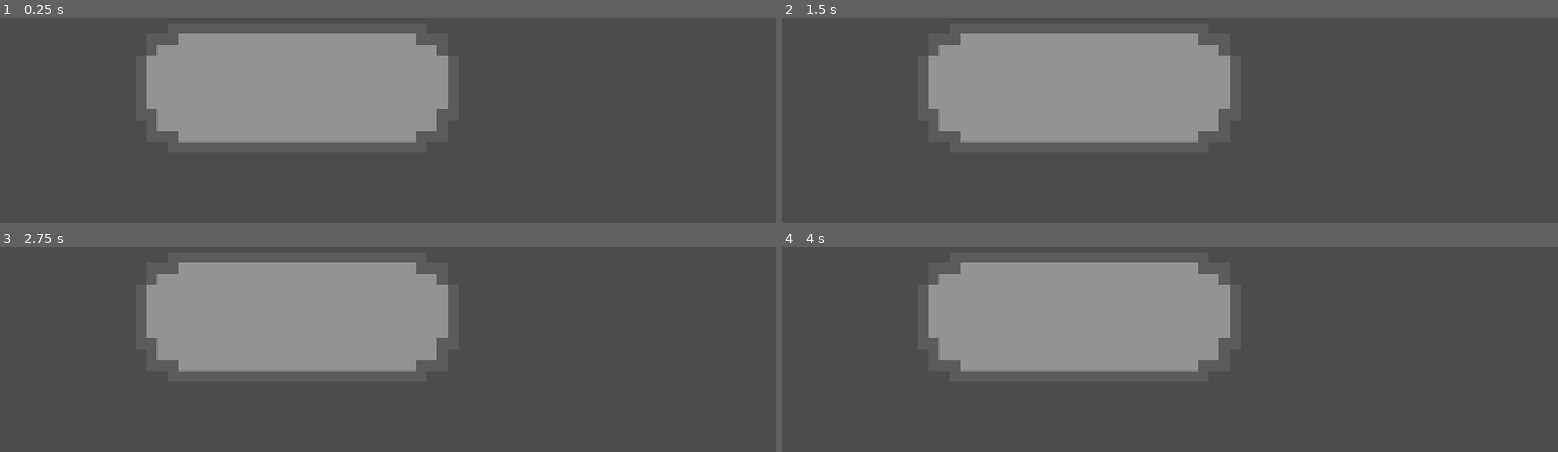
Above: before the commit, frames 1-4 (two rows, left to right).
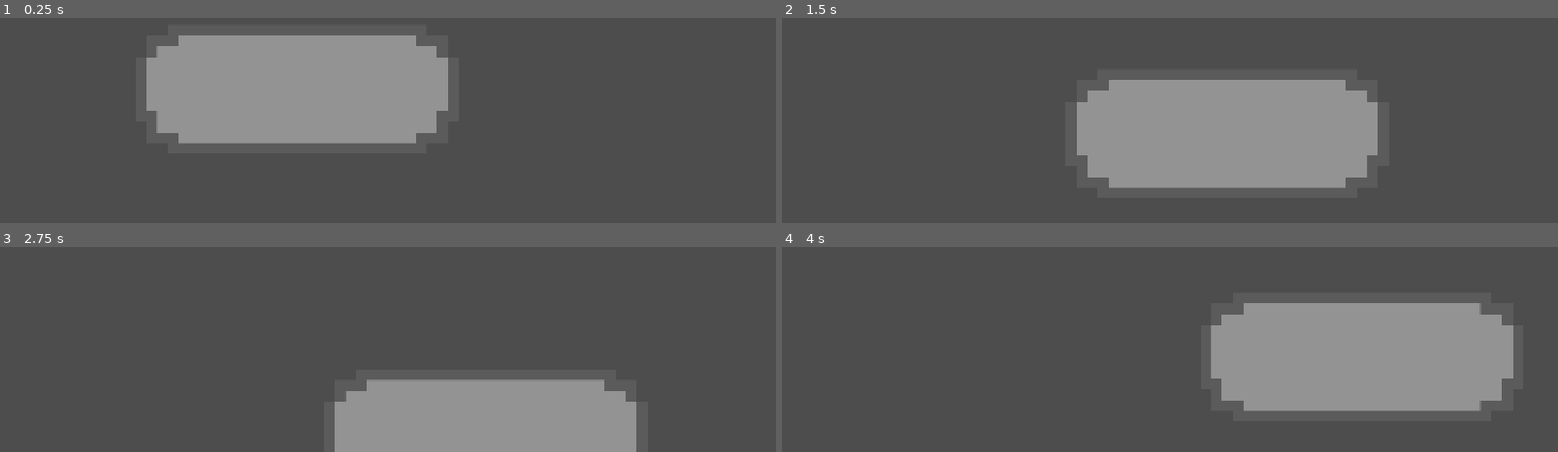
Above: after the commit, the same moments.

Repository: Junoholic/Bounce-Back-Project
Game: Godot game, scene res://node_2d.tscn
The game is run twice, just before and just after one commit, with the same random seed, the same clock (stepped at 60 frames per second) and the same inputs.
Inputs:
- Up to frame 1 (0.25 s): no input
- Up to frame 2 (1.5 s): hold D (move_right) 0.53-1.28 s; hold A (move_left) from 1.28 s (still down)
- Up to frame 3 (2.75 s): release A (move_left) at 2.03 s; hold D (move_right) from 2.03 s (still down)
- Up to frame 4 (4 s): release D (move_right) at 3.53 s; hold A (move_left) from 3.53 s (still down)

The runs differ from the first frame. In frame 1, 0.6% of the frame differs, in the area x 18-58%, y 7-62%; in frame 2, 28%; in frame 3, 32%; in frame 4, 38%, in the area x 18-95%, y 7-81%.
Error before the commit: Attempt to call function 'get_shape' in base 'null instance' on a null instance. (res://player.gd:12)

Commit message:
Collision

Diff:
--- a/pinbounce/main.tscn
+++ b/pinbounce/main.tscn
@@ -1,6 +1,10 @@
 [gd_scene format=3 uid="uid://2ool7smor085"]
 
 [ext_resource type="Script" uid="uid://bogxr70wmuv4r" path="res://time_label.gd" id="1_ig7tw"]
+[ext_resource type="PackedScene" uid="uid://u5bgu0qf2gpr" path="res://mob.tscn" id="2_0xm2m"]
+
+[sub_resource type="RectangleShape2D" id="RectangleShape2D_450et"]
+size = Vector2(1208, 248.79001)
 
 [node name="Main" type="Node" unique_id=397367065]
 
@@ -15,3 +19,13 @@
 wait_time = 60.0
 one_shot = true
 autostart = true
+
+[node name="Ball" parent="." unique_id=990906771 instance=ExtResource("2_0xm2m")]
+position = Vector2(595, 45)
+
+[node name="StaticBody2D" type="StaticBody2D" parent="." unique_id=1546942463]
+position = Vector2(28, 88)
+
+[node name="CollisionShape2D" type="CollisionShape2D" parent="StaticBody2D" unique_id=830696482]
+position = Vector2(565, 493)
+shape = SubResource("RectangleShape2D_450et")
--- a/pinbounce/mob.tscn
+++ b/pinbounce/mob.tscn
@@ -1,7 +1,14 @@
 [gd_scene format=3 uid="uid://u5bgu0qf2gpr"]
 
-[node name="Ball" type="RigidBody2D" unique_id=990906771]
+[ext_resource type="Texture2D" uid="uid://8xmfyuuyl5k5" path="res://paddle.png" id="1_dy6sc"]
 
-[node name="AnimatedSprite2D" type="AnimatedSprite2D" parent="." unique_id=1369756466]
+[sub_resource type="CircleShape2D" id="CircleShape2D_450et"]
+radius = 402.93
 
-[node name="CollisionShape2D" type="CollisionShape2D" parent="AnimatedSprite2D" unique_id=478574565]
+[node name="Ball" type="RigidBody2D" unique_id=895890468]
+
+[node name="CollisionShape2D" type="CollisionShape2D" parent="." unique_id=1865369357]
+shape = SubResource("CircleShape2D_450et")
+
+[node name="Sprite2D" type="Sprite2D" parent="." unique_id=1366348504]
+texture = ExtResource("1_dy6sc")
--- a/pinbounce/player.gd
+++ b/pinbounce/player.gd
@@ -9,7 +9,7 @@
 # Called when the node enters the scene tree for the first time.
 func _ready() -> void:
 	screen_size = get_viewport_rect().size
-	ball_size = $ColliderShape2D.get_shape().get_size()
+	#ball_size = $ColliderShape2D.get_shape().get_size()
 
 
 # Called every frame. 'delta' is the elapsed time since the previous frame.
@@ -22,7 +22,7 @@
 
 	velocity.y += 1
 
-	if position.y + velocity.y * delta >= screen_size.y - ball_size or position.y + velocity.y * delta <= ball_size:
+	if position.y + velocity.y * delta >= screen_size.y or position.y + velocity.y * delta <= 0:
 		velocity.y *= -0.9
 
 
@@ -32,5 +32,5 @@
 		$AnimatedSprite2D.stop()
 
 	position += velocity * delta
-	position = position.clamp(Vector2.ZERO, screen_size - ball_size)
+	position = position.clamp(Vector2.ZERO, screen_size)
 	pass
